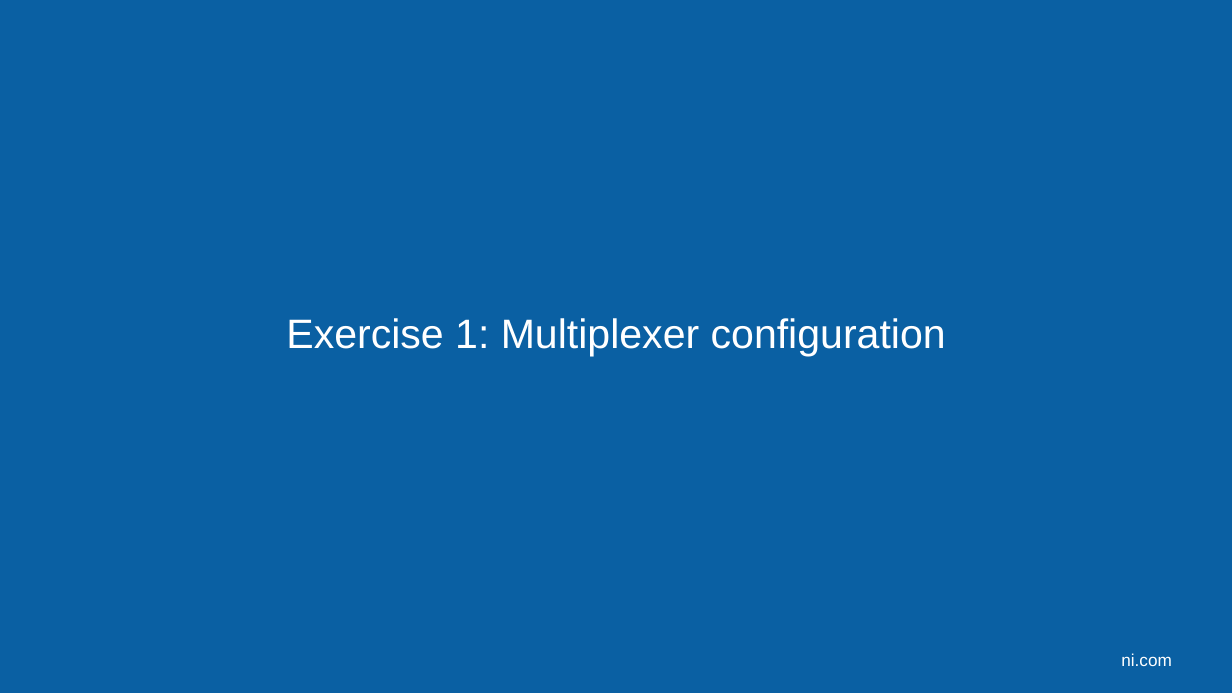
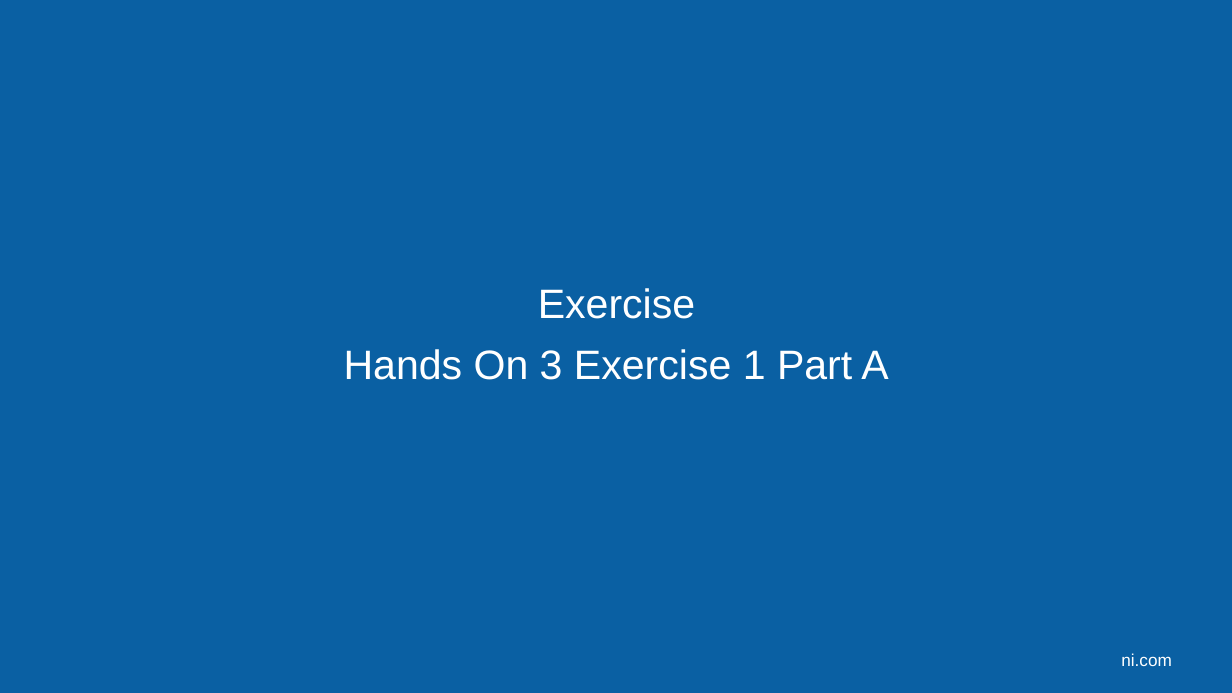
Before and after one commit to LabVIEW-DCAF/Documentation, a slide deck: slide 23 of Trunk/Getting Started Material/DCAF Training/7 Dynamic Modules.pptx (slide 12 before the commit). Drawn at 1232x693 pixels with LibreOffice and Linux fonts; fonts in the diff are those of the drawing; background and template pictures are left out. Boxes give left, top, right and bottom in pixels: in the first picture for what was removed or moved away, otherwise in the second. Text is boxed around its words. In the diff, an @@ line names an element or a change of style, - is before the commit and + after.

Commit message:
-Separated Presentation into four sections:  1. What is a dynamic module and how to create it. What classes it contains.  2. Modifying the Configuration Class:   a. Added more details in what a Line is. Provided exercises for the students to learn this concept better.   b. Added details related to the names Lines must have.   c. Added more context into why to string and from string are needed. Explain how wrap data.vi and unwrap data.vi work and can be used for this purpose.   d. Added slide to show how the Configuration Class can be tested.  3. Modifying Runtime Class:   a. Explained and provided examples for private data, init.vi, input.vi, output.vi process.vi and close.vi.   b. Added slide to show how the Runtime Class can be tested and an example.  4. Modifying Editor Node Class:   a. Contents of private data.   b. Default Main Editor UI behavior.  How it can be modified to add parameters.   c. Better explain how to Define Columns and their specific behavior.   d. Explain main steps to add new lines. -Added time required for each of the exercises. -Added quiz and reference to dev guide at the end.

```diff
--- a/Trunk/Getting Started Material/DCAF Training/7 Dynamic Modules.pptx
+++ b/Trunk/Getting Started Material/DCAF Training/7 Dynamic Modules.pptx
@@ text at [344,288,888,380]: text changed @@
-Exercise 1: Multiplexer configuration
+Exercise
+Hands On 3 Exercise 1 Part A
```
Also in this commit, not shown: 13 other slides changed, 36 slides added, 14 slides removed.
